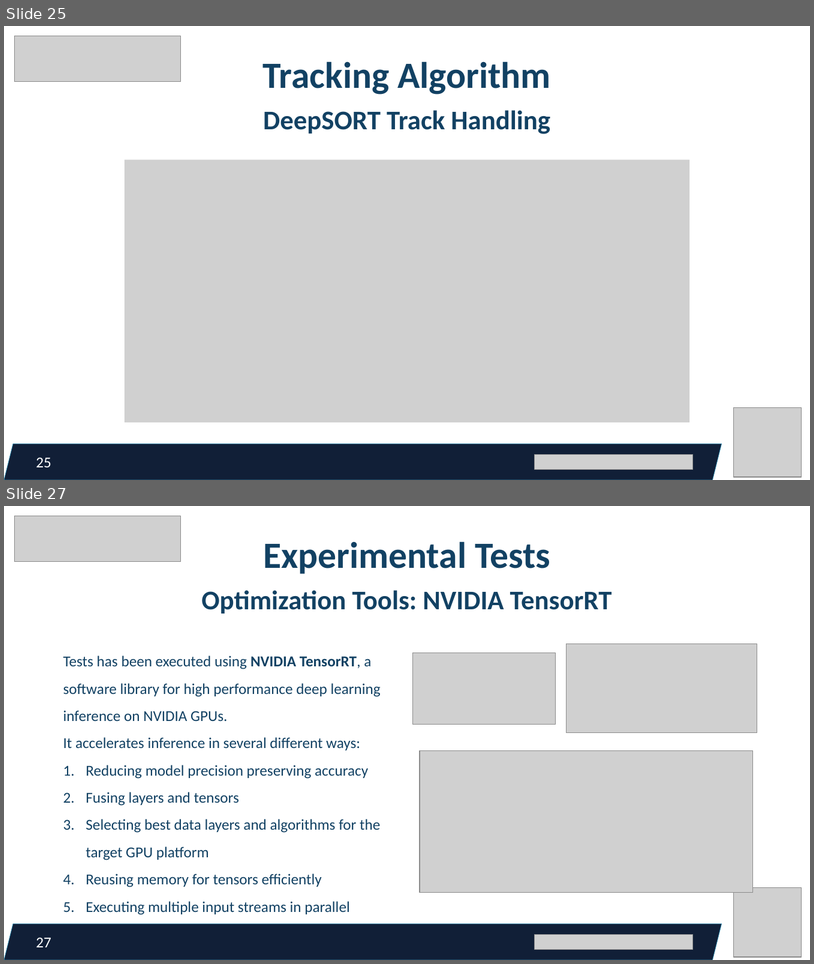
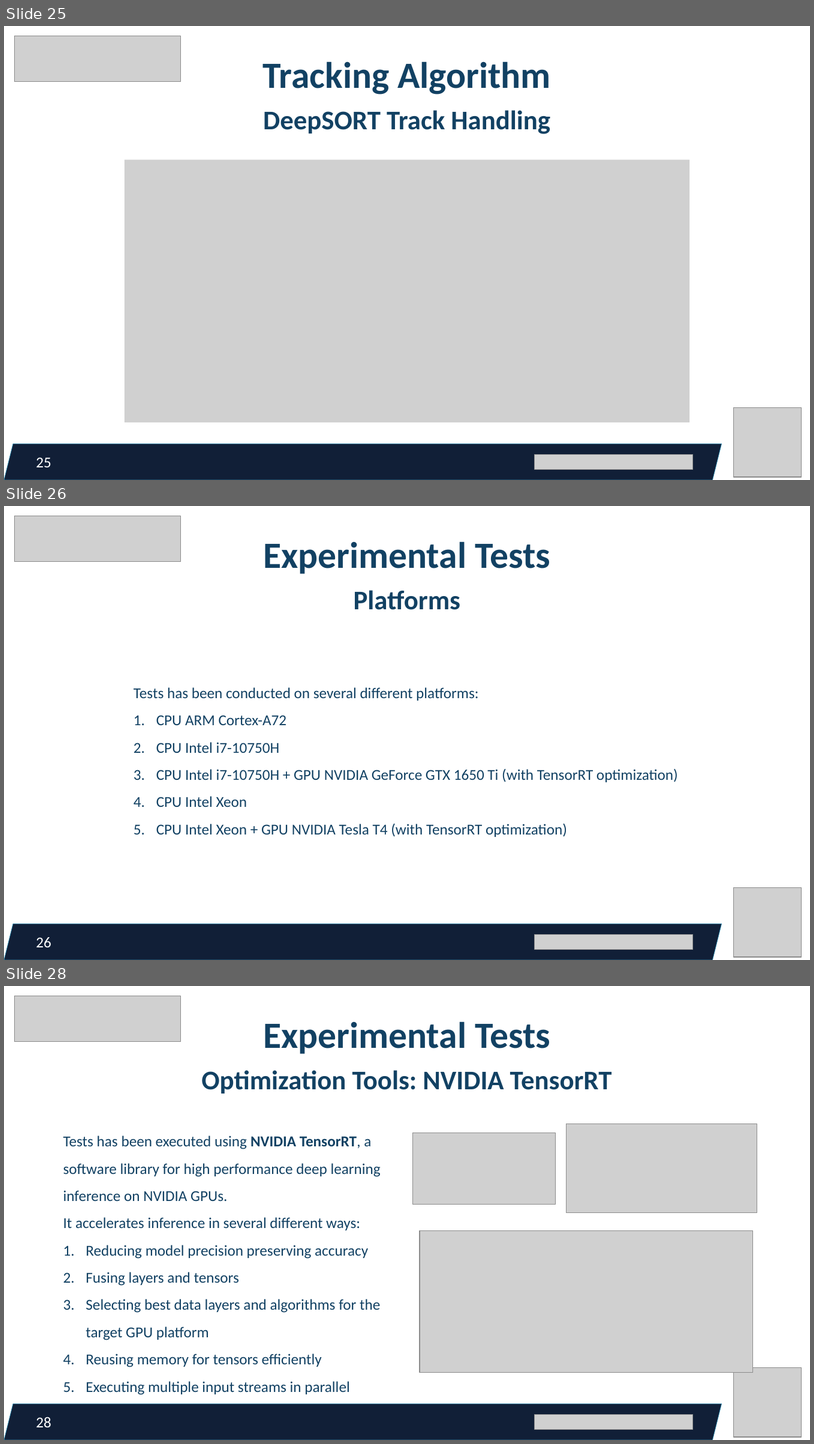
Before and after one commit to federicorossifr/eupilot-cini-mandown, a slide deck: pp_12_01_23.pptx. Shown one above the other, each under a label of ours: slides 25 and 27 before the commit, slides 25, 26 and 28 after it; the slides between them are not shown. The pictures are 814x964 and 814x1444 pixels, drawn with LibreOffice and Linux fonts; fonts in the diff are those of the drawing; grey boxes stand for pictures. Boxes give left, top, right and bottom in pixels: in the first picture for what was removed or moved away, otherwise in the second. Text is boxed around its words. In the diff, an @@ line names an element or a change of style, - is before the commit and + after.

```diff
--- a/pp_12_01_23.pptx
+++ b/pp_12_01_23.pptx
@@ slide 26 added at (4, 506, 810, 960), background #FFFFFF @@
@@ picture added at (14, 516, 181, 562) @@
@@ text added at (263, 541, 551, 574), 44 pt, text #124163, bold @@
+Experimental Tests
@@ text added at (354, 590, 461, 610), 32 pt, text #124163, bold @@
+Platforms
@@ text added at (134, 687, 678, 837), 18 pt, text #124163 @@
+Tests has been conducted on several different platforms:
+1. CPU ARM Cortex-A72
+2. CPU Intel i7-10750H
+3. CPU Intel i7-10750H + GPU NVIDIA GeForce GTX 1650 Ti (with TensorRT optimization)
+4. CPU Intel Xeon
+5. CPU Intel Xeon + GPU NVIDIA Tesla T4 (with TensorRT optimization)
@@ picture added at (734, 887, 801, 957) @@
@@ parallelogram added at (4, 924, 722, 960), fill #111F37, outline #3494BA 0.5 pt @@
@@ page number added at (36, 937, 51, 947), 18 pt, text #FFFFFF @@
+26
@@ picture added at (535, 934, 693, 949) @@
@@ what was slide 27 is now slide 28 @@
@@ page number at (36, 1416, 51, 1427): text changed @@
-27
+28
```
Also in this commit, not shown: 8 slides changed.
